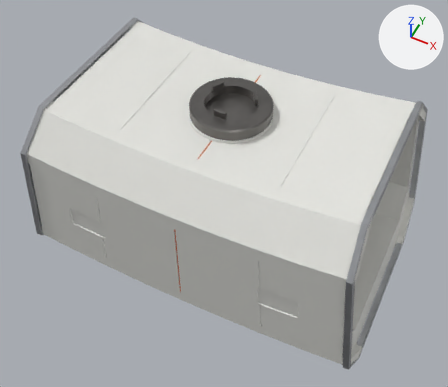
One commit to the glTF model models/station/lowpoly/ax_grav_06_ring_lab.glb: the scene before it, then after it.
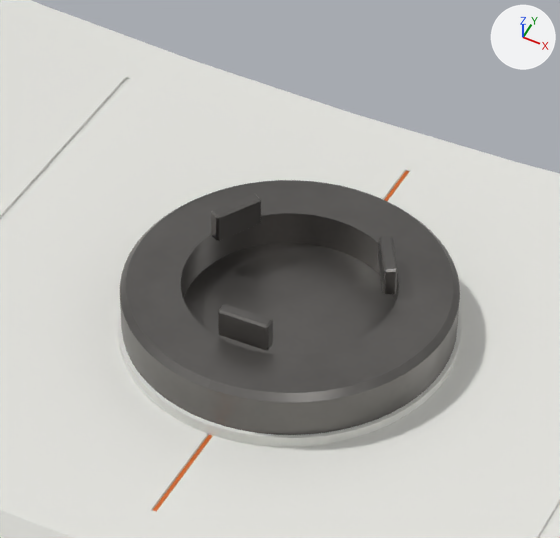
Each version is shown whole from a 50 mm lens placed at (3.96, -8.23, 9.68), pointed at (-0.01, -0.3, -0.23), then close up on the part from 36% to 67% of the width and 9% to 43% of the height. The axes (+X, +Y, +Z) are drawn at upper right. The lights are the same throughout. The older version's two pictures come first. Vertices at exactly the same position are counted once.

In view in the first close-up: 'hatch_door_1', 'hull', 'spoke_port', 'spoke_port_pedestal', 'spoke_port_petals' and 1 more.
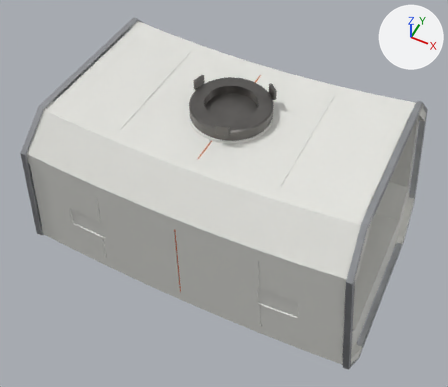
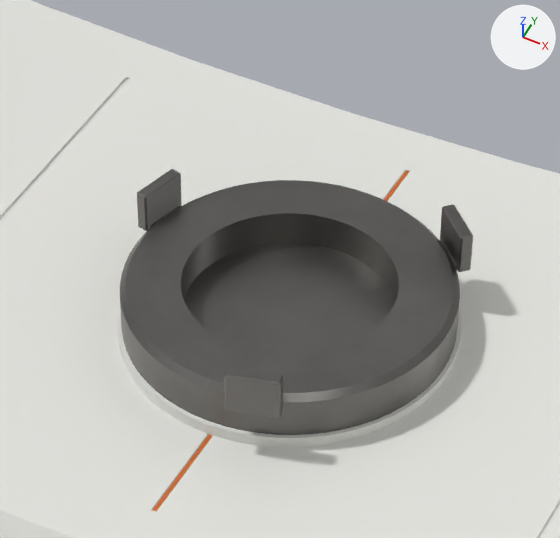
Where the change shows, as pixel boxes (x1, y1, x2, y2) in the close-ups (560 x 538 px):
'spoke_port_petals', reshaped (79% wider, 58% taller): before (211, 194, 398, 351); after (137, 169, 473, 418)

Edits to the bpy script that builds the scene:
```text
Change me_ax_grav_06_ring_lab_spoke_port_petals:
    used by ob_spoke_port_petals; location = (0.0, 0.0, 0.0)
    remove me_ax_grav_06_ring_lab_spoke_port_petals.from_pydata(...)  # 72 vertices, 132 faces; spans x -0.485..0.485, y -0.492..0.352, z 2.053..2.207
    add me_ax_grav_06_ring_lab_spoke_port_petals.from_pydata(...)  # 162 vertices, 312 faces; spans x -0.869..0.699, y -0.869..0.699, z 1.963..2.207
    me_ax_grav_06_ring_lab_spoke_port_petals part 1: the whole mesh is rebuilt
```
